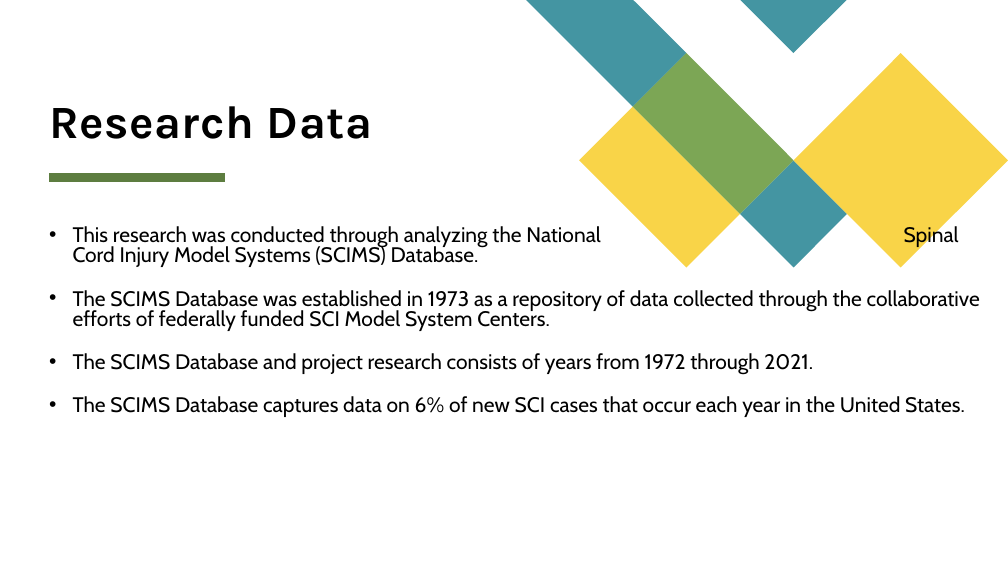
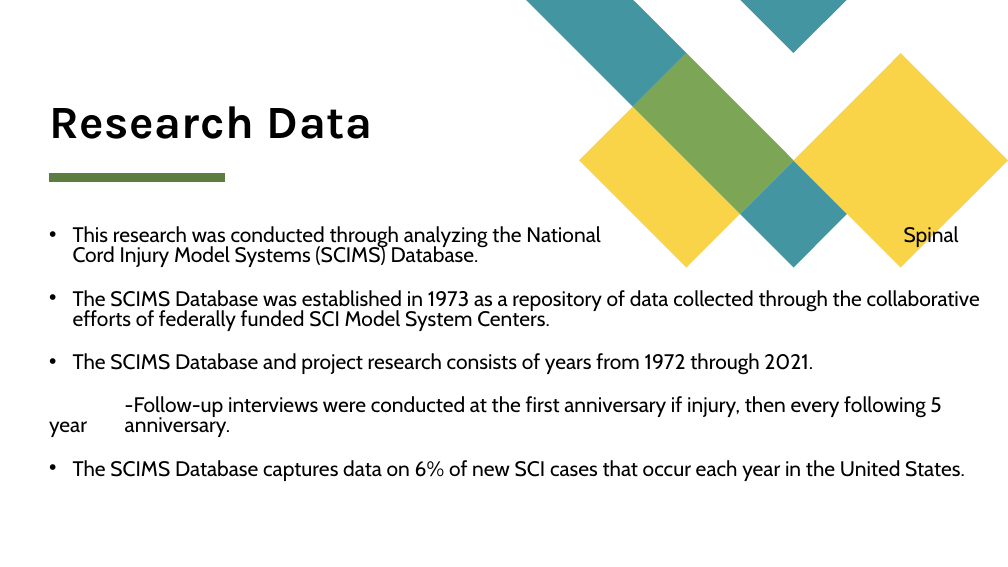
Before and after one commit to DanielMoralesII/Capstone, a slide deck: slide 3 of ppt/sci.pptx. Drawn at 1008x567 pixels with LibreOffice and Linux fonts; fonts in the diff are those of the drawing. Boxes give left, top, right and bottom in pixels: in the first picture for what was removed or moved away, otherwise in the second. Text is boxed around its words. In the diff, an @@ line names an element or a change of style, - is before the commit and + after.

```diff
--- a/ppt/sci.pptx
+++ b/ppt/sci.pptx
@@ text at <box>125,396,941,437</box>: paragraph added @@
+-Follow-up interviews were conducted at the first anniversary if injury, then every following 5 year anniversary.
```
Also in this commit, not shown: 2 other files.
